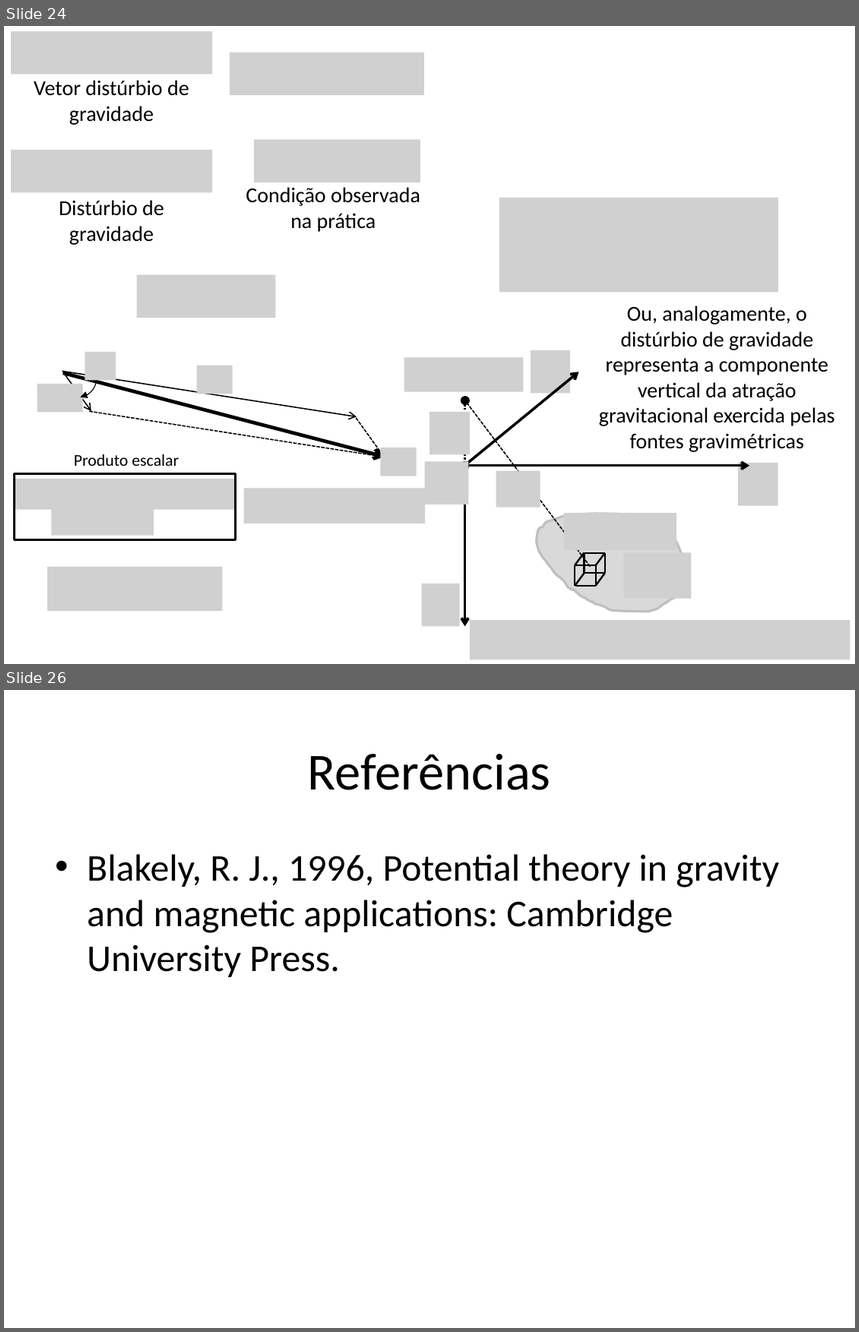
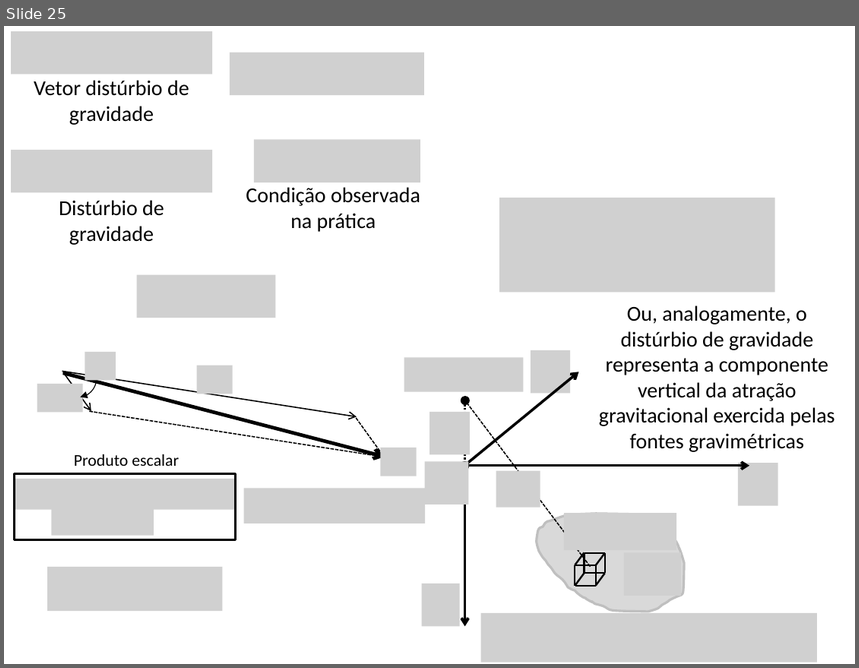
Before and after one commit to pinga-lab/CE-VII-SimBGf-2016, a slide deck: slides/5b_disturbio_gravidade.pptx. Shown one above the other, each under a label of ours: slides 24 and 26 before the commit, slide 25 after it; the slides between them are not shown. The pictures are 859x1332 and 859x668 pixels, drawn with LibreOffice and Linux fonts; fonts in the diff are those of the drawing; grey boxes stand for pictures. Boxes give left, top, right and bottom in pixels: in the first picture for what was removed or moved away, otherwise in the second. Text is boxed around its words. In the diff, an @@ line names an element or a change of style, - is before the commit and + after.

```diff
--- a/slides/5b_disturbio_gravidade.pptx
+++ b/slides/5b_disturbio_gravidade.pptx
@@ slide 26 removed at [4, 690, 855, 1328], background #FFFFFF @@
@@ title removed at [308, 754, 551, 790] @@
-Referências
@@ text removed at [87, 854, 779, 977] @@
-• Blakely, R. J., 1996, Potential theory in gravity and magnetic applications: Cambridge University Press.
@@ what was slide 24 is now slide 25 @@
@@ slide 25 changed as well @@
@@ picture: place and size @@
-picture at [500, 198, 778, 293]
+picture at [500, 198, 775, 293]
@@ picture: place and size @@
-picture at [623, 553, 691, 599]
+picture at [623, 553, 680, 595]
@@ picture: place and size @@
-picture at [470, 620, 850, 660]
+picture at [481, 613, 817, 663]
```
Also in this commit, not shown: 15 other slides changed, 2 slides added, 5 other files.
